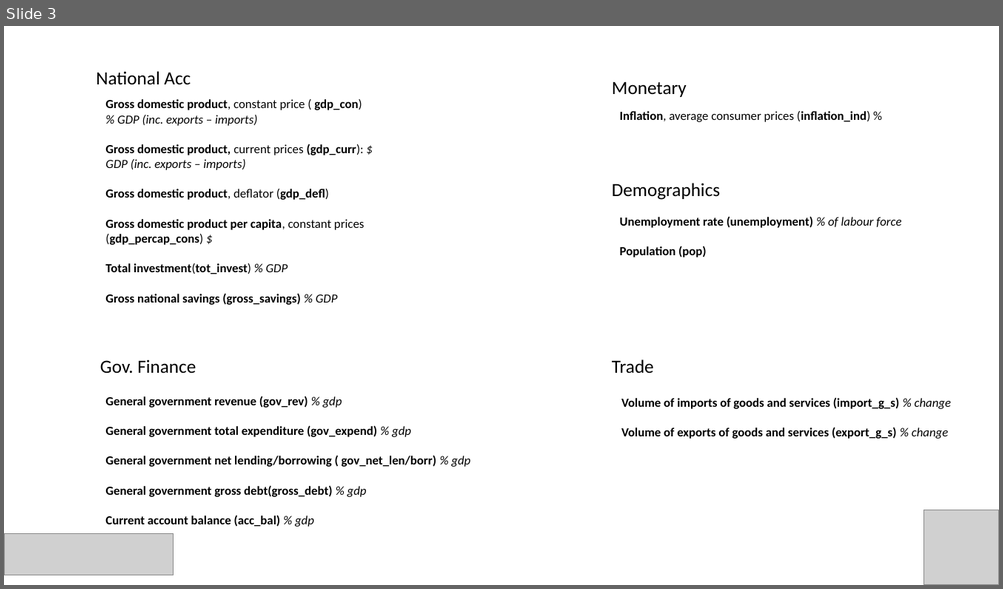
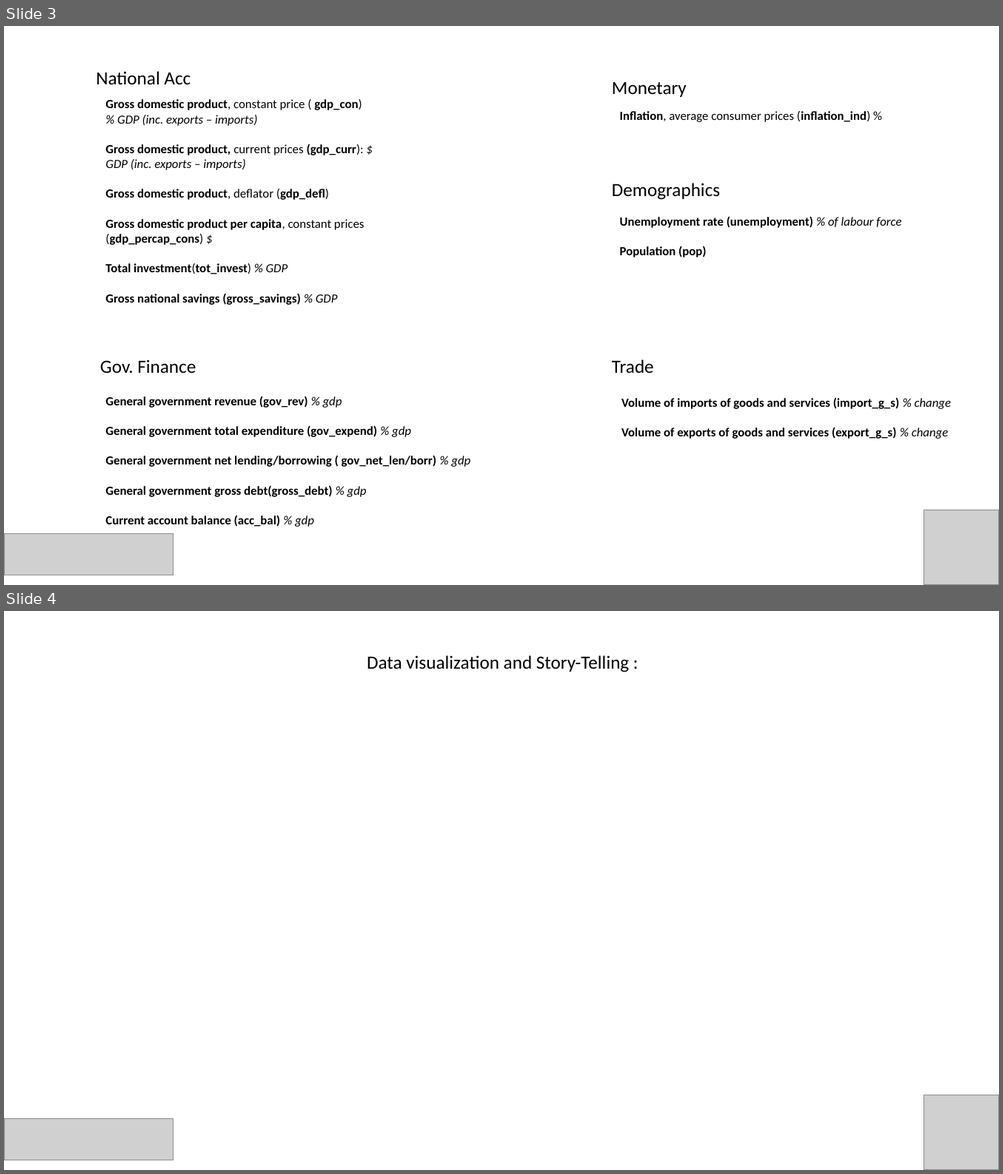
Before and after one commit to chrislacarte/Country-GDP-and-Debt-predictor-ML-, a slide deck: gdp_presentation.pptx. Shown one above the other, each under a label of ours: slide 3 before the commit, slides 3 and 4 after it. The pictures are 1003x589 and 1003x1174 pixels, drawn with LibreOffice and Linux fonts; fonts in the diff are those of the drawing; grey boxes stand for pictures. Boxes give left, top, right and bottom in pixels: in the first picture for what was removed or moved away, otherwise in the second. Text is boxed around its words. In the diff, an @@ line names an element or a change of style, - is before the commit and + after.

```diff
--- a/gdp_presentation.pptx
+++ b/gdp_presentation.pptx
@@ slide 4 added at <box>4,611,999,1170</box>, background #FFFFFF @@
@@ text added at <box>367,655,629,672</box>, 18 pt, text #000000 @@
+Data visualization and Story-Telling :
@@ picture added at <box>924,1095,999,1170</box> @@
@@ picture added at <box>4,1119,173,1160</box> @@
```
Also in this commit, not shown: 3 slides changed, 1 other slide added, 19 other files.
